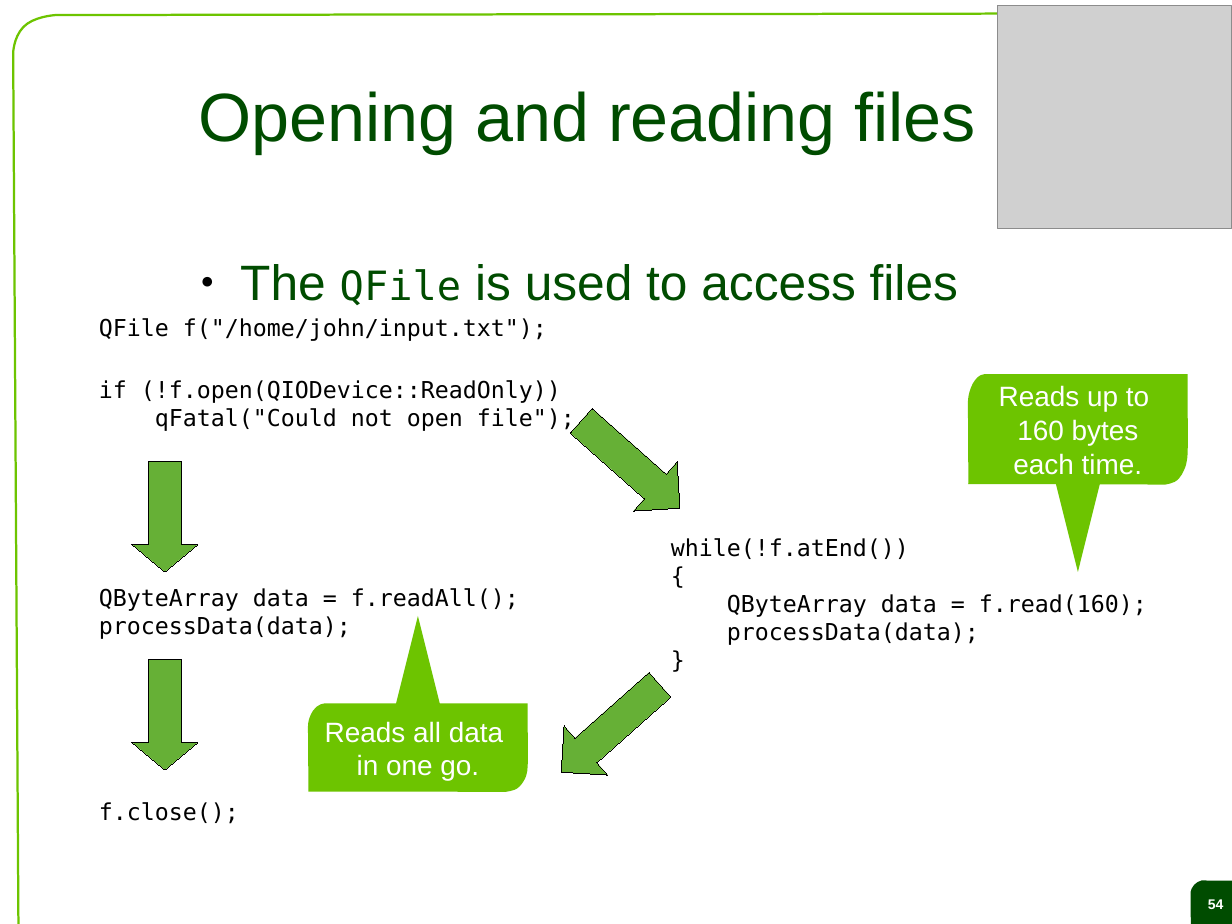
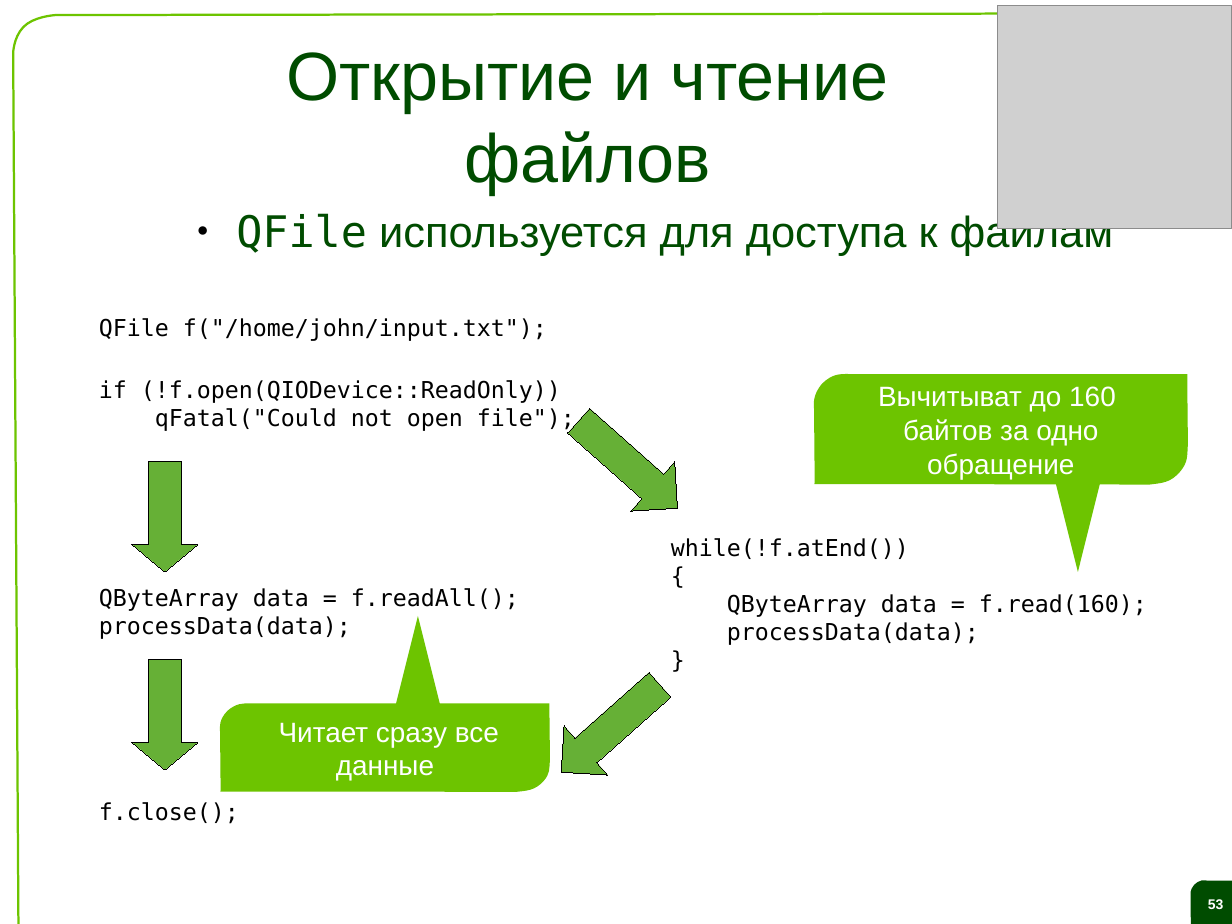
Before and after one commit to saa/qecm, a slide deck: slide 53 of Lectures and Exercises/L04 - Datatypes collections and files/L4 Slides.odp (slide 54 before the commit). Drawn at 1232x924 pixels with LibreOffice and Linux fonts; fonts in the diff are those of the drawing; grey boxes stand for pictures; background and template pictures are left out. Boxes give left, top, right and bottom in pixels: in the first picture for what was removed or moved away, otherwise in the second. Text is boxed around its words. In the diff, an @@ line names an element or a change of style, - is before the commit and + after.

```diff
--- a/Lectures and Exercises/L04 - Datatypes collections and files/L4 Slides.odp
+++ b/Lectures and Exercises/L04 - Datatypes collections and files/L4 Slides.odp
@@ title at (x1=286, y1=52, x2=889, y2=194): text changed @@
-Opening and reading files
+Открытие и чтение файлов
@@ text added at (x1=236, y1=212, x2=1113, y2=256), 28 pt, text #004C00 @@
+● QFile используется для доступа к файлам
@@ text removed at (x1=240, y1=264, x2=958, y2=305) @@
-● The QFile is used to access files
@@ freeform shape added at (x1=814, y1=375, x2=1188, y2=485), fill #6DC400, 18 pt, text #FFFFFF @@
+Вычитыват до 160
+байтов за одно обращение
@@ freeform shape removed at (x1=968, y1=375, x2=1188, y2=485) @@
-Reads up to
-160 bytes
-each time.
@@ freeform shape added at (x1=220, y1=703, x2=550, y2=792), fill #6DC400, 18 pt, text #FFFFFF @@
+Читает сразу все данные
@@ freeform shape removed at (x1=309, y1=703, x2=529, y2=792) @@
-Reads all data
-in one go.
@@ page number at (x1=1208, y1=899, x2=1224, y2=909): text changed @@
-54
+53
```
Also in this commit, not shown: 23 other slides changed, 40 slides added, 41 slides removed.
